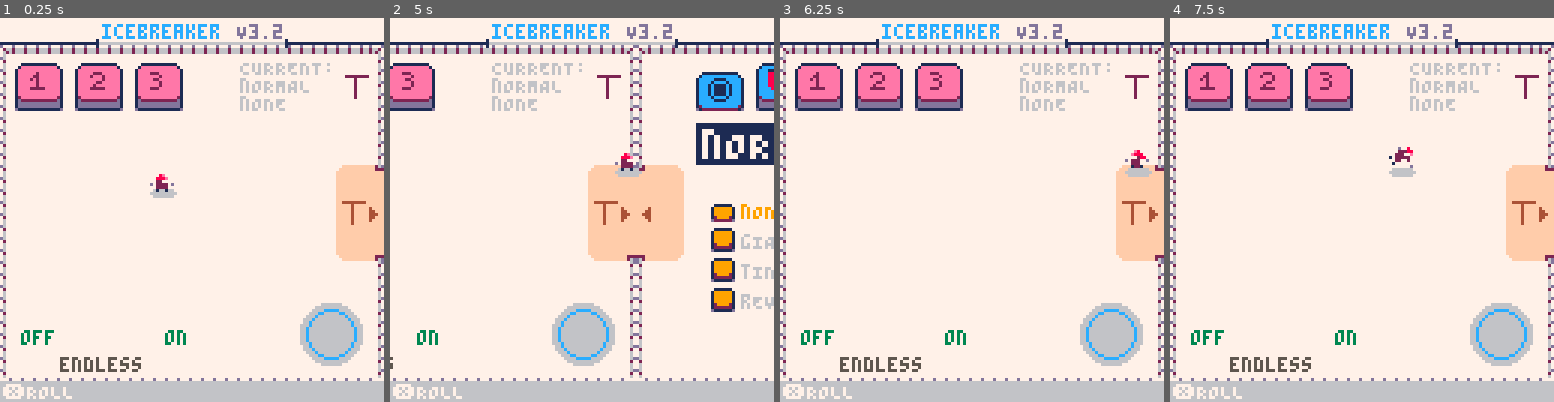
Above: before the commit, frames 1-4 (left to right).
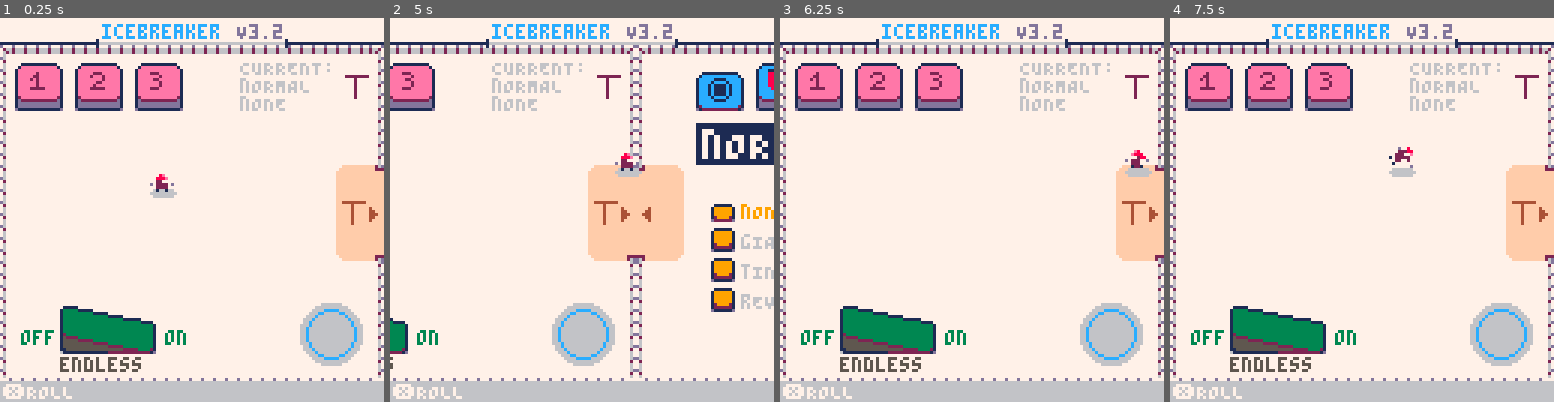
Above: after the commit, the same moments.

Repository: wsasaki01/icebreaker
Game: PICO-8 cartridge p3/icebreaker-p3.p8
Two runs of this game, one before a commit and one after it. Both use one fixed random seed, a clock stepped at 60 frames per second and the inputs below.
Inputs (mouse positions are in pixels of both pictures, inside the frame that each line leads up to):
- Up to frame 1 (0.25 s): no input
- Up to frame 2 (5 s): tap O (Z key) at 0.33, 0.7, 1.43, 2.22, 3.1, 3.98, 4.87 s; click (459, 121) at 0.67 s; tap X (X key) at 1.07, 2.07, 2.4, 2.73, 3.07, 3.4, 3.73, 4.07, 4.4, 4.73 s; click (520, 267) at 1.22 s; click (585, 114) at 1.77 s; hold Left 1.97-2.37 s; click (647, 259) at 2.32 s; hold Down 2.42-2.82 s; click (712, 106) at 2.87 s; hold Right 2.87-3.53 s; click (474, 256) at 3.42 s; hold Up 3.58-4.08 s; click (535, 102) at 3.97 s; hold Right 4.13-4.53 s; click (601, 248) at 4.52 s; hold Down from 4.58 s (still down)
- Up to frame 3 (6.25 s): click (1052, 94) at 5.07 s; tap X (X key) every 0.33 s from 5.07 to 6.07 s; release Down at 5.08 s; hold Left 5.13-5.8 s; click (1117, 244) at 5.62 s; tap O (Z key) at 5.75 s; hold Up 5.85-6.18 s; click (879, 90) at 6.17 s; hold Left from 6.23 s (still down)
- Up to frame 4 (7.5 s): tap X (X key) every 0.33 s from 6.4 to 7.4 s; release Left at 6.63 s; tap O (Z key) at 6.63 s; hold Down 6.68-7.08 s; click (1331, 236) at 6.72 s; hold Right from 7.13 s (still down); click (1396, 83) at 7.27 s

The runs differ from the first frame. In frame 1, 2.6% of the frame differs, in the area x 15-41%, y 75-88%; in frame 2, 0.4%; in frame 3, 2.6%; in frame 4, 2.6%.

Commit message:
Endless sprites

Diff:
--- a/p3/icebreaker-p3.p8
+++ b/p3/icebreaker-p3.p8
@@ -78,22 +78,22 @@
 77777777776777777777776777777777720000000000000000000027ffffffffffffffffffffffffffffffff1277772117777771000000000000000000000000
 77777777767777777677777777777777760000000000000000000067ffffffff222ffffffffffff0ffffffff1222222112777721000000000000000000000000
 77777777777777777777777777777777777d777d777d777d777d7777ffffffffd62fffffffffff00ffffffffd111111dd222222d000000000000000000000000
-22222222ccc28888ee2e2ee200000000000000000000000000000000000000000000000000000000000000000000000000000000000000000000000000000000
-00020000000c0000000e000000000000000000000000000000000000000000000000000000000000000000000000000000000000000000000000000000000000
-00020000000800000002000000000000000000000000000000000000000000000000000000000000000000000000000000000000000000000000000000000000
-00020000000c0000000e000000000000000000000000000000000000000000000000000000000000000000000000000000000000000000000000000000000000
-0002000000080000000e000000000000000000000000000000000000000000000000000000000000000000000000000000000000000000000000000000000000
-00020000000c00000002000000000000000000000000000000000000000000000000000000000000000000000000000000000000000000000000000000000000
-0002000000080000000e000000000000000000000000000000000000000000000000000000000000000000000000000000000000000000000000000000000000
-00020000000c0000000e000000000000000000000000000000000000000000000000000000000000000000000000000000000000000000000000000000000000
-222200008c8c0000e2ee000000000000000000000000000000000000000000000000000000000000000000000000000000000000000000000000000000000000
-02000000080000000200000000000000000000000000000000000000000000000000000000000000000000000000000000000000000000000000000000000000
-020000000c0000000e00000000000000000000000000000000000000000000000000000000000000000000000000000000000000000000000000000000000000
-02000000080000000e00000000000000000000000000000000000000000000000000000000000000000000000000000000000000000000000000000000000000
-00000000000000000000000000000000000000000000000000000000000000000000000000000000000000000000000000000000000000000000000000000000
-00000000000000000000000000000000000000000000000000000000000000000000000000000000000000000000000000000000000000000000000000000000
-00000000000000000000000000000000000000000000000000000000000000000000000000000000000000000000000000000000000000000000000000000000
-00000000000000000000000000000000000000000000000000000000000000000000000000000000000000000000000000000000000000000000000000000000
+22222222ccc28888ee2e2ee200000000000000000000000000000000000000000000000000000000000000000000000000000000001111100000000000000000
+00020000000c0000000e000000000000000000000000000000000000000000000000000000000000000000000000000000000111113333310000000000000000
+00020000000800000002000000000000000000000000000000000000000000000000000000000000000000000000000011111333333333310000000000000000
+00020000000c0000000e000000000000000000000000000000000000000000000000000000000000000000000001111133333333333333310000000000000000
+0002000000080000000e000000000000000000000000000000000000000000000000000000000000000001111113333333333333333333310000000000000000
+00020000000c00000002000000000000000000000000000000000000000000000000000000000000011113333333333333333333333333310000000000000000
+0002000000080000000e000000000000000000000000000000000000000000000000000000000000133333333333333333333333333333310000000000000000
+00020000000c0000000e000000000000000000000000000000000000000000000000000000000000133333333333333333333333333333310000000000000000
+222200008c8c0000e2ee000000000000000000000000000000000000000000000000000000000000133333333333333333333333333333310000000000000000
+02000000080000000200000000000000000000000000000000000000000000000000000000000000133333333333333333333333333333210000000000000000
+020000000c0000000e00000000000000000000000000000000000000000000000000000000000000133333333333333333333333332222510000000000000000
+02000000080000000e00000000000000000000000000000000000000000000000000000000000000133333333333333333333222225555510000000000000000
+00000000000000000000000000000000000000000000000000000000000000000000000000000000133333333333333322222555555555510000000000000000
+00000000000000000000000000000000000000000000000000000000000000000000000000000000133333333332222255555555555555510000000000000000
+00000000000000000000000000000000000000000000000000000000000000000000000000000000123333222225555555555555555555110000000000000000
+00000000000000000000000000000000000000000000000000000000000000000000000000000000d12222222222222211111111111111160000000000000000
 00111100110000110010010000000000000000000000000000000000000000000000000000000000000000000000000000000000000000000000000000000000
 01000010880000880000000000000000000000000000000000000000000000000000000000000000000000000000000000000000000000000000000000000000
 10111101880000881002200100000000000000000000000000000000000000000000000000000000000000000000000000000000000000000000000000000000
